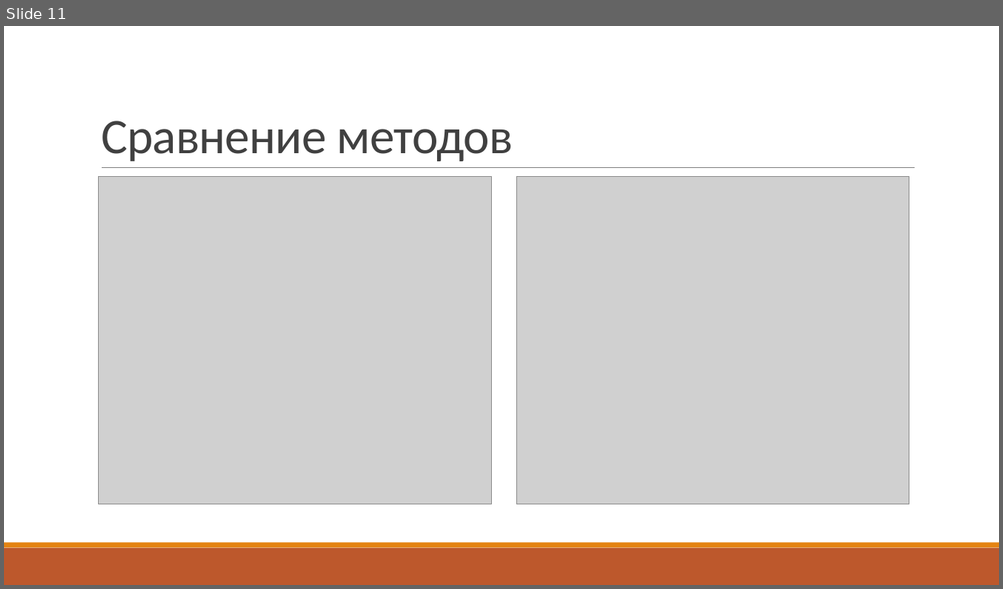
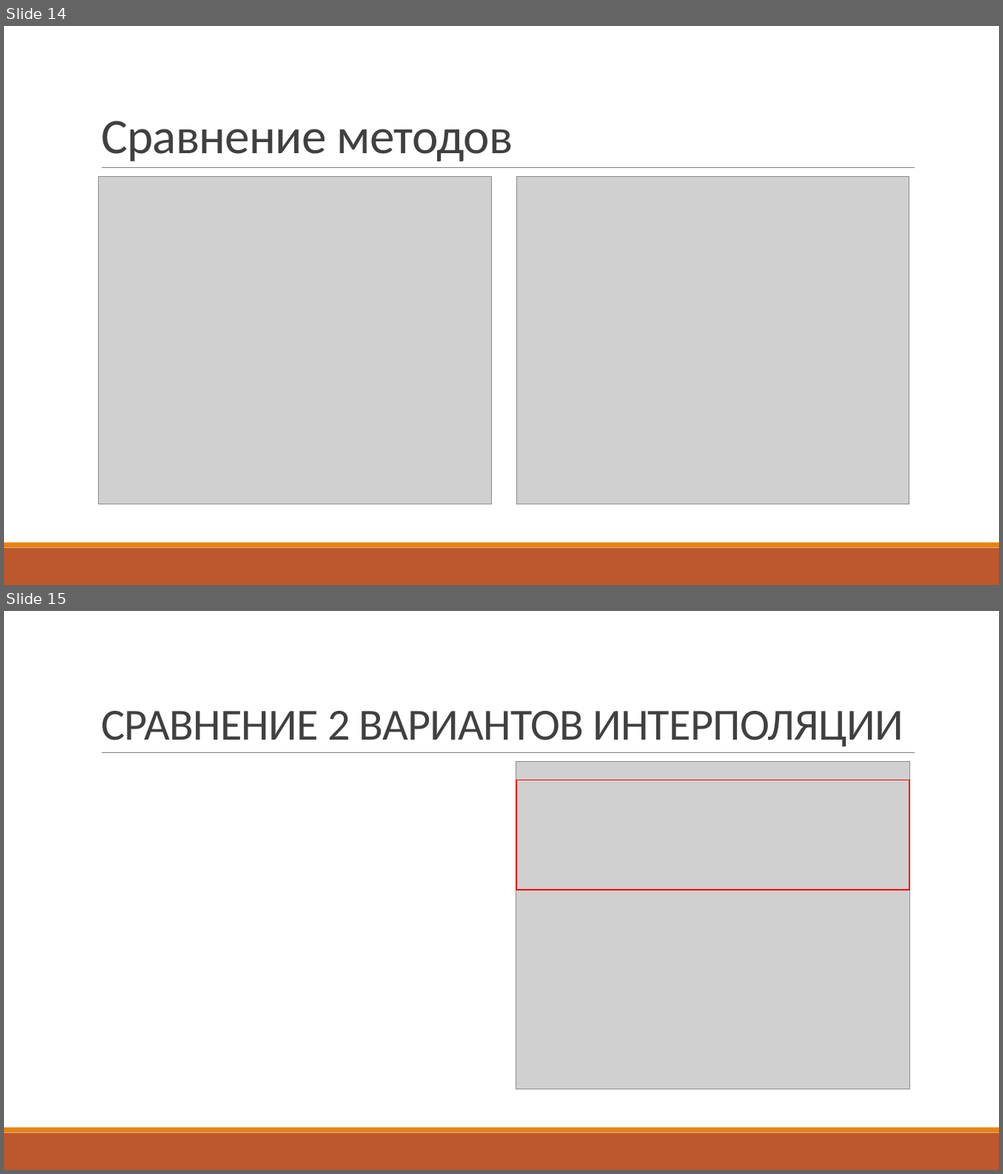
Before and after one commit to sashastahiev/FunctionSplineE, a slide deck: Presentation1.pptx. Shown one above the other, each under a label of ours: slide 11 before the commit, slides 14 and 15 after it. The pictures are 1003x589 and 1003x1174 pixels, drawn with LibreOffice and Linux fonts; fonts in the diff are those of the drawing; grey boxes stand for pictures. Boxes give left, top, right and bottom in pixels: in the first picture for what was removed or moved away, otherwise in the second. Text is boxed around its words. In the diff, an @@ line names an element or a change of style, - is before the commit and + after.

```diff
--- a/Presentation1.pptx
+++ b/Presentation1.pptx
@@ slide 15 added at [4,611,999,1170], background #FFFFFF; not listed: 3 template elements that a slide beside it also shows @@
@@ title added at [101,711,902,747], 43 pt, text #404040 @@
+СРАВНЕНИЕ 2 ВАРИАНТОВ ИНТЕРПОЛЯЦИИ
@@ picture added at [516,762,909,1090] @@
@@ rectangle added at [516,780,909,890], outline #FF0000 1.25 pt @@
@@ what was slide 11 is now slide 14 @@
```
Also in this commit, not shown: 5 other slides added, 1 slide removed, 4 other files.
